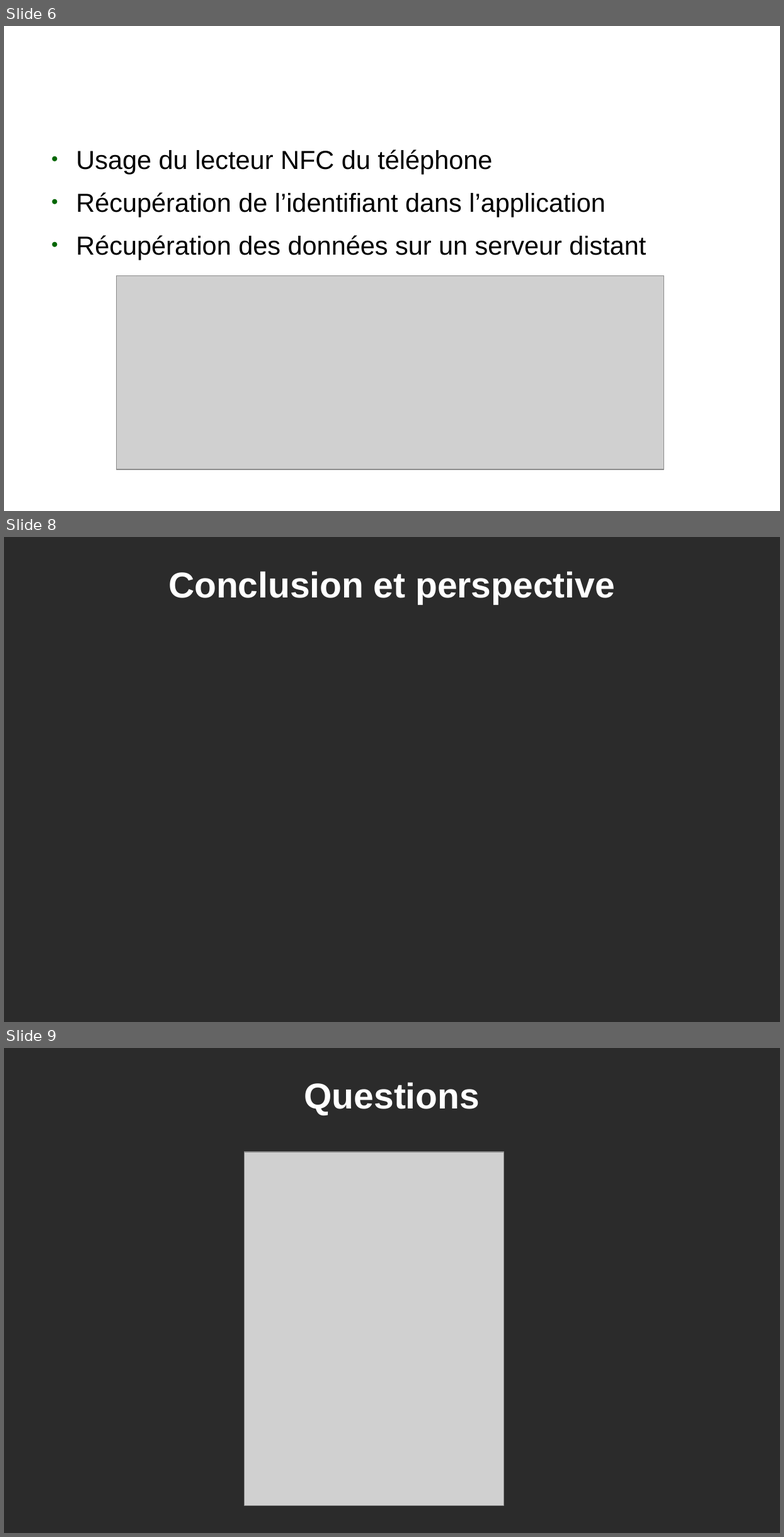
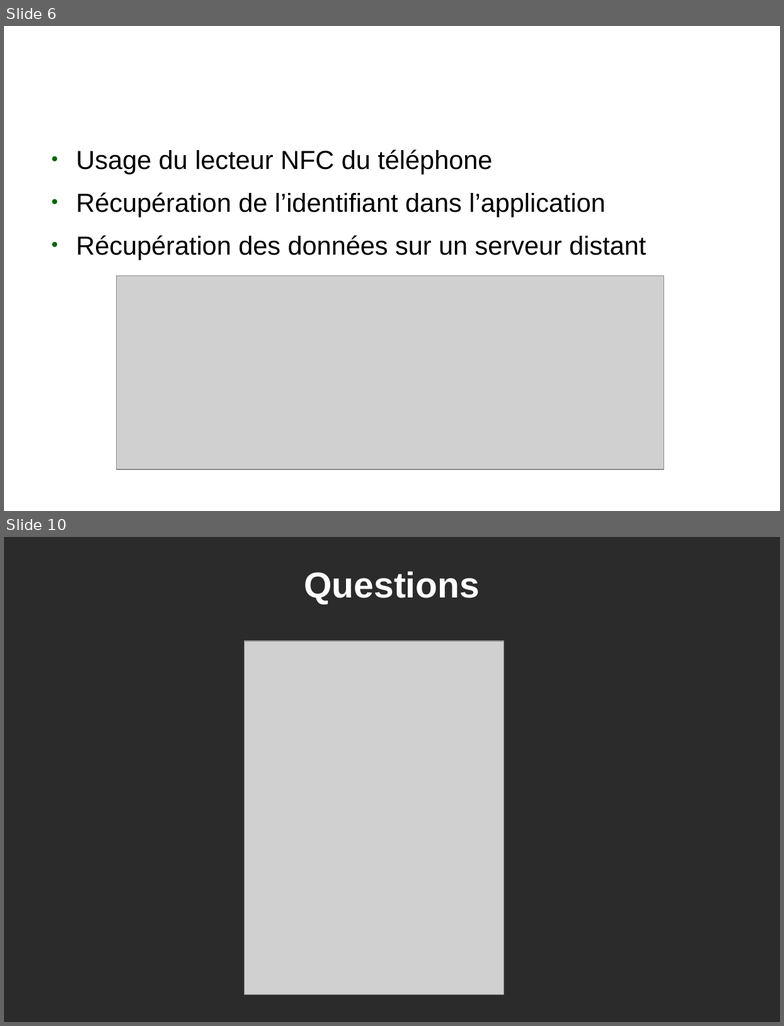
Before and after one commit to claudiosousa/hepia-projects-index-botanic, a slide deck: presentation/presentation.odp. Shown one above the other, each under a label of ours: slides 6, 8 and 9 before the commit, slides 6 and 10 after it; the slides between them are not shown. The pictures are 784x1537 and 784x1026 pixels, drawn with LibreOffice and Linux fonts; fonts in the diff are those of the drawing; grey boxes stand for pictures; background and template pictures are left out; a plain dark background stands for a picture behind light text. Boxes give left, top, right and bottom in pixels: in the first picture for what was removed or moved away, otherwise in the second. Text is boxed around its words. In the diff, an @@ line names an element or a change of style, - is before the commit and + after.

```diff
--- a/presentation/presentation.odp
+++ b/presentation/presentation.odp
@@ slide 8 removed at (4, 537, 780, 1022), background picture (left out) @@
@@ title removed at (168, 571, 615, 604) @@
-Conclusion et perspective
@@ what was slide 9 is now slide 10 @@
```
Also in this commit, not shown: 3 slides changed, 3 slides added, 1 other slide removed, 5 other files.
